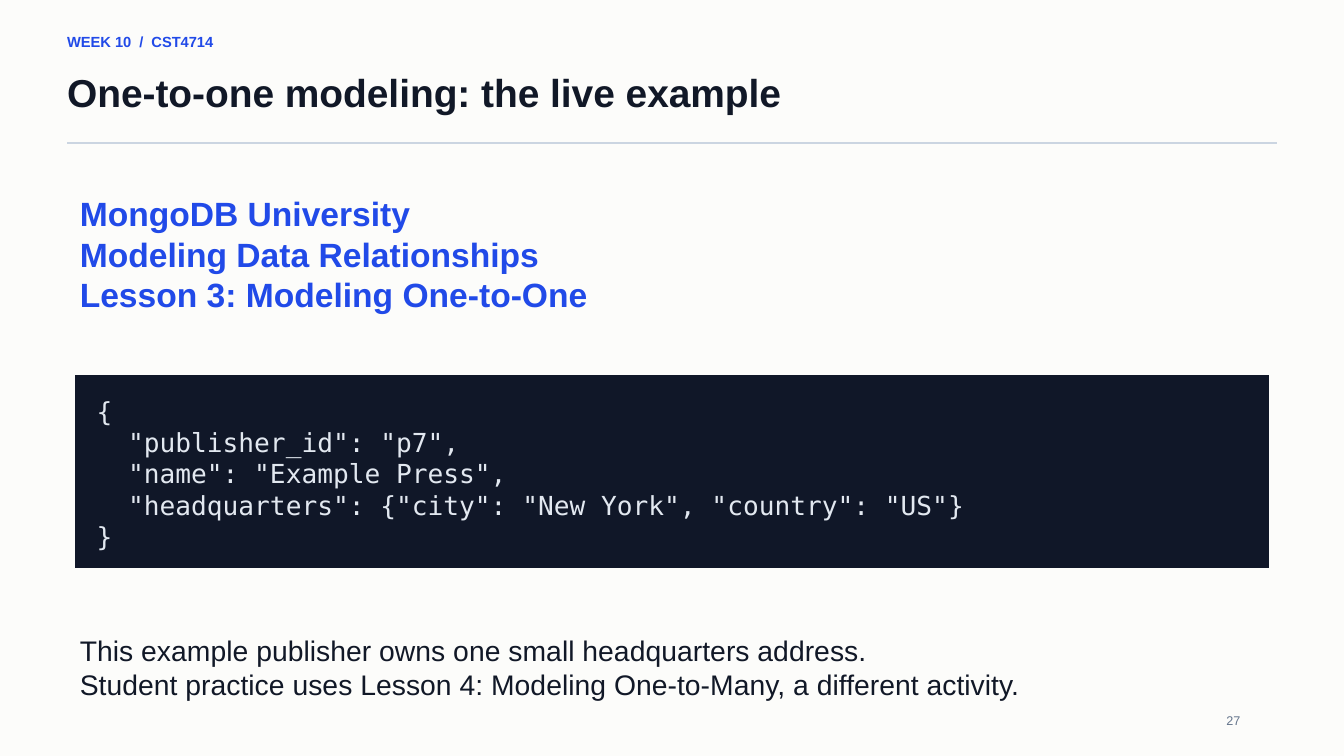
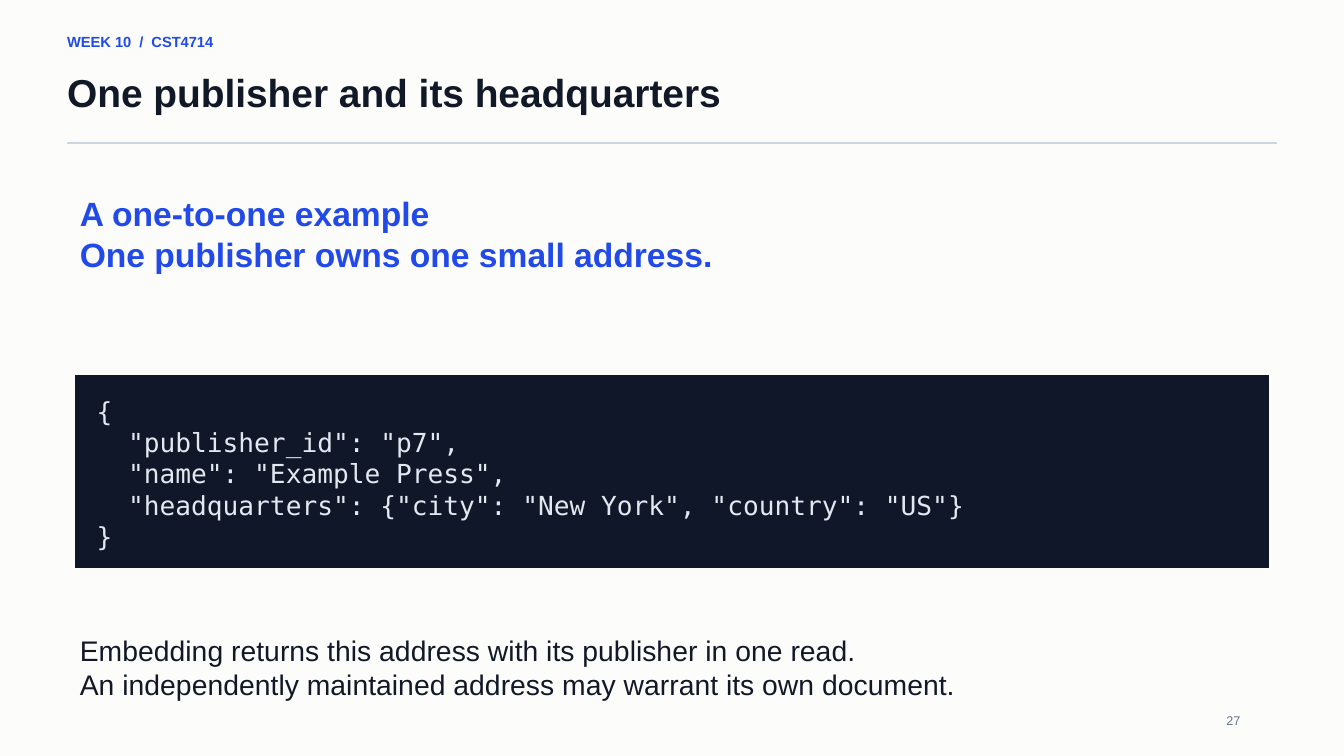
Before and after one commit to lolusername/CST4714_DB_admin, a slide deck: slide 27 of week_10/week_10_mql_document_modeling.pptx. Drawn at 1344x756 pixels with LibreOffice and Linux fonts; fonts in the diff are those of the drawing. Boxes give left, top, right and bottom in pixels: in the first picture for what was removed or moved away, otherwise in the second. Text is boxed around its words. In the diff, an @@ line names an element or a change of style, - is before the commit and + after.

```diff
--- a/week_10/week_10_mql_document_modeling.pptx
+++ b/week_10/week_10_mql_document_modeling.pptx
@@ text at (67, 78, 721, 114): text changed @@
-One-to-one modeling: the live example
+One publisher and its headquarters
@@ text at (80, 201, 712, 274): text changed @@
-MongoDB University
-Modeling Data Relationships
-Lesson 3: Modeling One-to-One
+A one-to-one example
+One publisher owns one small address.
@@ text at (80, 640, 954, 701): text changed @@
-This example publisher owns one small headquarters address.
-Student practice uses Lesson 4: Modeling One-to-Many, a different activity.
+Embedding returns this address with its publisher in one read.
+An independently maintained address may warrant its own document.
```
Also in this commit, not shown: 7 other slides changed, 4 other files.
